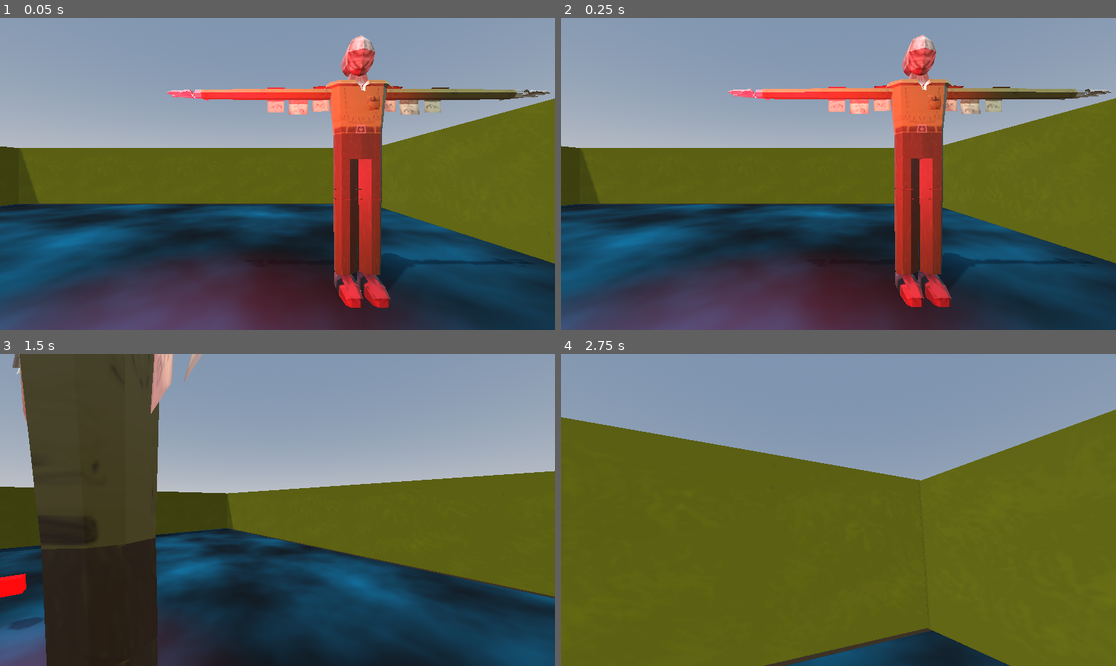
Above: before the commit, frames 1-4 (two rows, left to right).
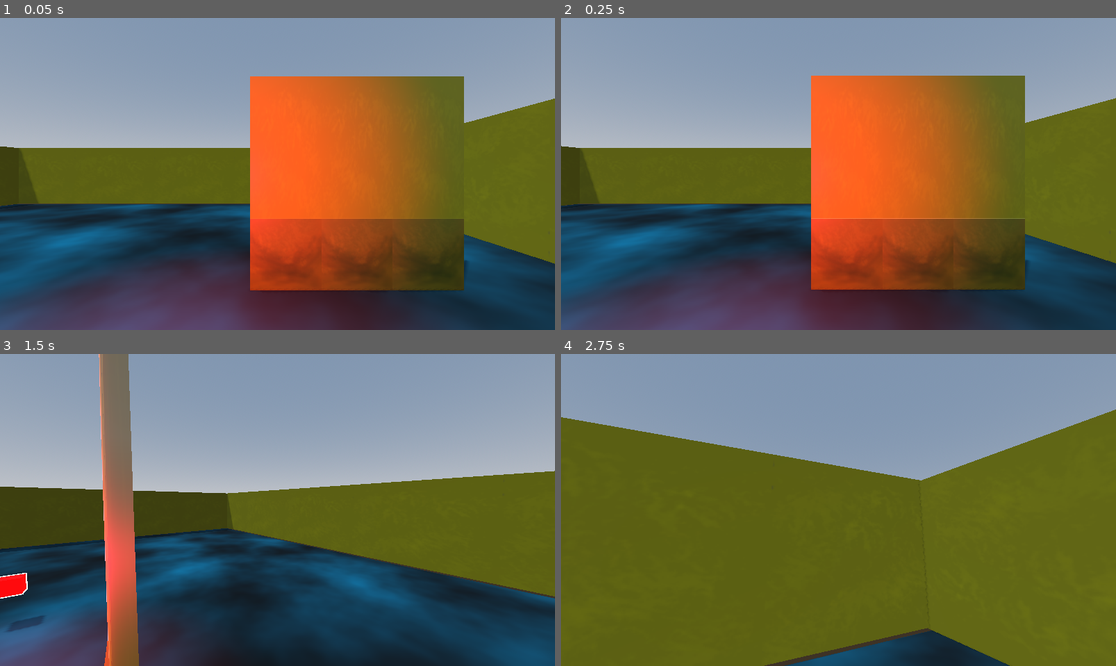
Above: after the commit, the same moments.

Repository: uniqueusername/burning-paper
Game: Godot game, scene res://world.tscn
Two runs of this game, one before a commit and one after it. Both use one fixed random seed, a clock stepped at 60 frames per second and the inputs below.
Inputs (mouse positions are in pixels of both pictures, inside the frame that each line leads up to):
- Up to frame 1 (0.05 s): no input
- Up to frame 2 (0.25 s): no input
- Up to frame 3 (1.5 s): tap Enter at 0.5 s; move the mouse to (305, 510) at 0.52 s; hold E (interact) 0.53-1.28 s; hold W (forward) from 0.53 s (still down); tap Space (jump) at 0.77 s; move the mouse to (249, 510) at 1.27 s; tap E (interact) at 1.35 s
- Up to frame 4 (2.75 s): keep holding W (forward); tap Space (jump) at 1.52 s; move the mouse to (849, 503) at 2.02 s; hold E (interact) from 2.03 s (still down)

The runs differ from the first frame. In frame 1, 26% of the frame differs, in the area x 30-100%, y 5-93%; in frame 2, 26%; in frame 3, 20%; in frame 4, nothing differs.

Commit message:
terminal visual changes

Diff:
--- a/levels/world2.tscn
+++ b/levels/world2.tscn
@@ -94,4 +94,6 @@
 transform = Transform3D(-9.2996e-07, -1.74846e-07, 1, 0, 1, 1.74846e-07, -21.275, 7.64274e-15, -4.37114e-08, 9.53609, 0.5005, -2.01736)
 use_collision = true
 
+[node name="terminal_manager" type="Node3D" parent="."]
+
 [editable path="player"]
--- a/objects/terminal/terminal.tscn
+++ b/objects/terminal/terminal.tscn
@@ -37,5 +37,4 @@
 
 [node name="outline" type="MeshInstance3D" parent="."]
 transform = Transform3D(0.8, 0, 0, 0, 0.8, 0, 0, 0, 0.8, 0, 0, 0)
-visible = false
 mesh = SubResource("ArrayMesh_lygj0")
--- a/world.tscn
+++ b/world.tscn
@@ -32,6 +32,13 @@
 albedo_color = Color(0.0156863, 0.392157, 0.482353, 1)
 albedo_texture = SubResource("NoiseTexture2D_7l7q8")
 
+[sub_resource type="StandardMaterial3D" id="StandardMaterial3D_ghc0i"]
+resource_local_to_scene = true
+albedo_color = Color(1, 0, 0, 1)
+emission_enabled = true
+emission = Color(1, 0, 0, 1)
+emission_energy_multiplier = 4.54
+
 [node name="world" type="Node3D"]
 
 [node name="WorldEnvironment" type="WorldEnvironment" parent="."]
@@ -56,6 +63,7 @@
 
 [node name="terminal" parent="." instance=ExtResource("2_w04rm")]
 transform = Transform3D(1, -4.96115e-11, -7.27596e-12, -9.09773e-12, 1, -7.27596e-12, 0, 1.45519e-11, 1, 0, 0.713574, 0)
+material = SubResource("StandardMaterial3D_ghc0i")
 
 [node name="walls" type="Node3D" parent="."]
 
Not shown, added: assets/wallsegment3x1.png.import
Not shown: 1 places in world.tscn that only renumber resources
